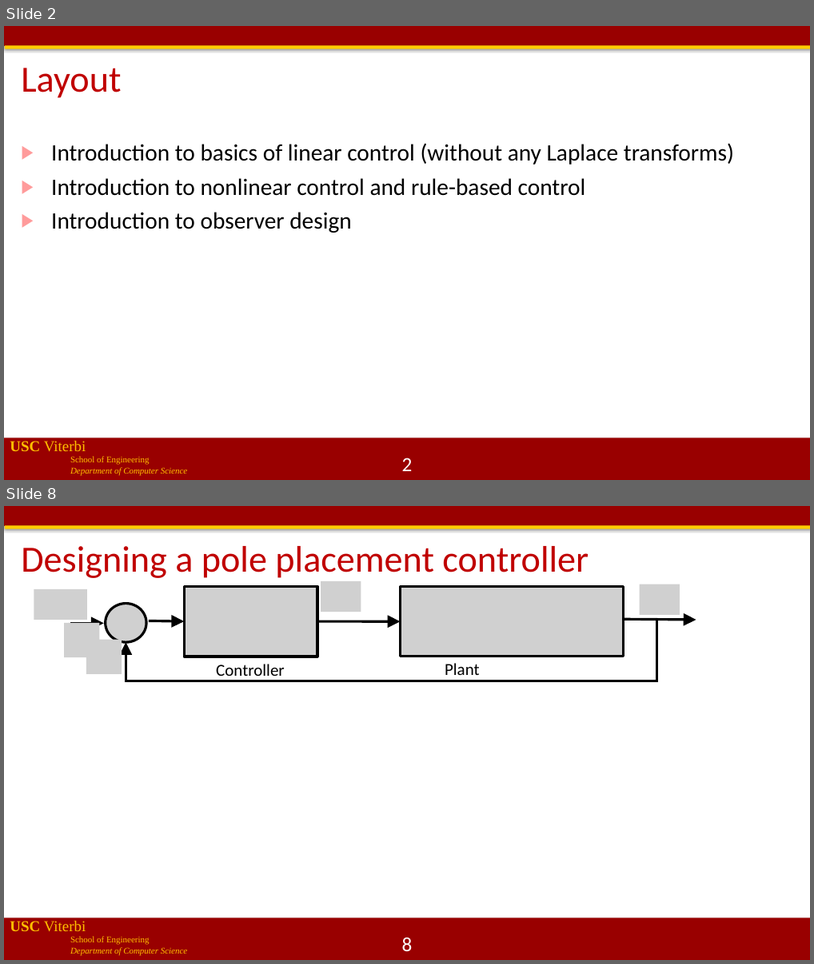
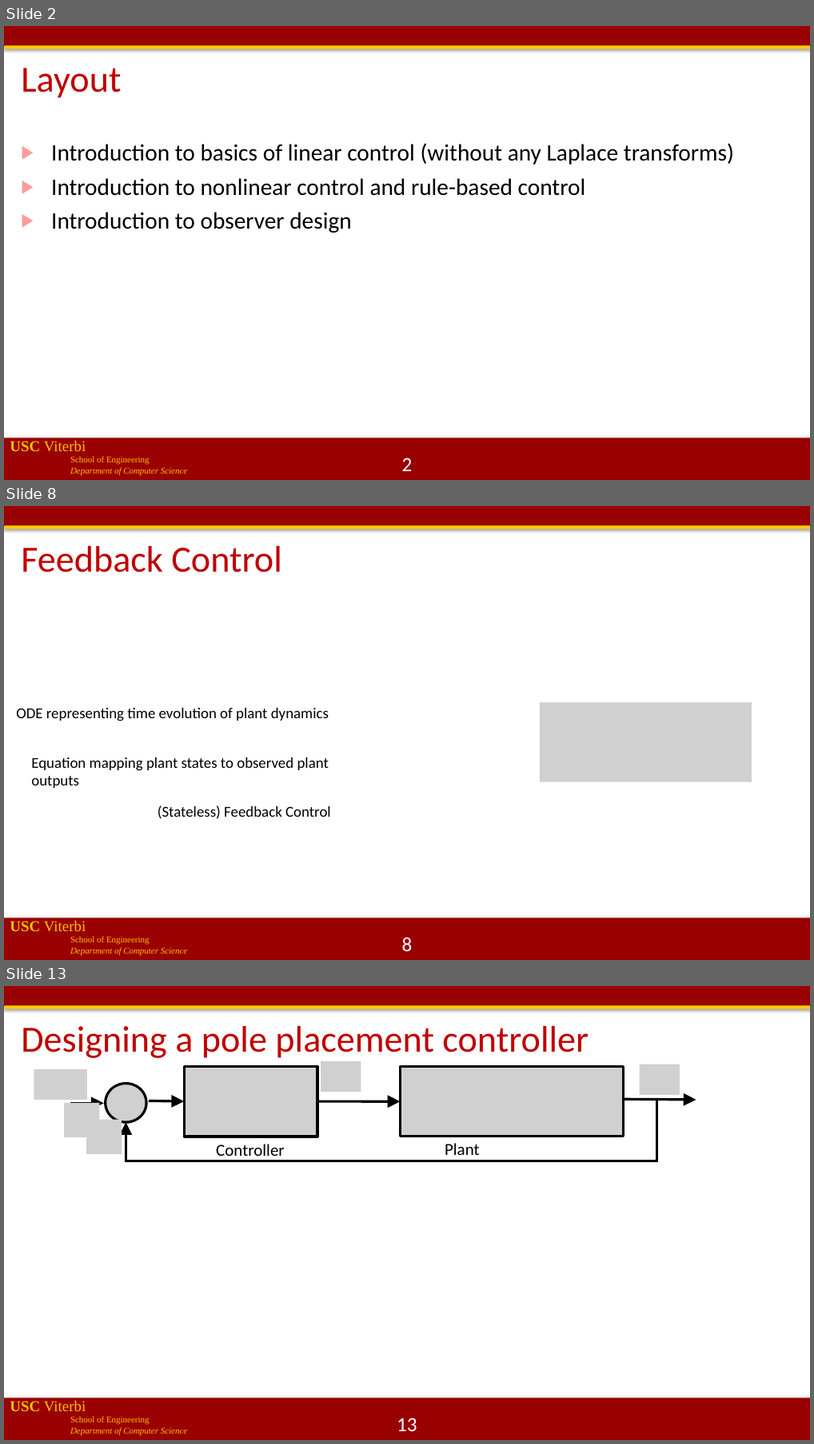
Before and after one commit to jdeshmukh/jdeshmukh.github.io, a slide deck: teaching/cs513slides/lecture5-Control.pptx. Shown one above the other, each under a label of ours: slides 2 and 8 before the commit, slides 2, 8 and 13 after it; the slides between them are not shown. The pictures are 814x964 and 814x1444 pixels, drawn with LibreOffice and Linux fonts; fonts in the diff are those of the drawing; grey boxes stand for pictures; background and template pictures are left out. Boxes give left, top, right and bottom in pixels: in the first picture for what was removed or moved away, otherwise in the second. Text is boxed around its words. In the diff, an @@ line names an element or a change of style, - is before the commit and + after.

```diff
--- a/teaching/cs513slides/lecture5-Control.pptx
+++ b/teaching/cs513slides/lecture5-Control.pptx
@@ slide 8 added at (x1=4, y1=506, x2=810, y2=960), background #FFFFFF; not listed: 4 template elements that a slide beside it also shows @@
@@ title added at (x1=21, y1=546, x2=282, y2=572), 44 pt, text #C00000 @@
+Feedback Control
@@ text added at (x1=16, y1=708, x2=329, y2=721), 18 pt, text #000000 @@
+ODE representing time evolution of plant dynamics
@@ picture added at (x1=540, y1=703, x2=752, y2=782) @@
@@ text added at (x1=31, y1=757, x2=329, y2=788), 18 pt, text #000000 @@
+Equation mapping plant states to observed plant
+outputs
@@ text added at (x1=158, y1=805, x2=331, y2=819), 18 pt, text #000000 @@
+(Stateless) Feedback Control
@@ page number added at (x1=402, y1=936, x2=413, y2=951), 24 pt, text #FFFFFF @@
+8
@@ what was slide 8 is now slide 13 @@
@@ page number at (x1=397, y1=1417, x2=418, y2=1431): text changed @@
-8
+13
```
Also in this commit, not shown: 19 slides changed, 10 other slides added, 1 slide removed, 1 other file.
